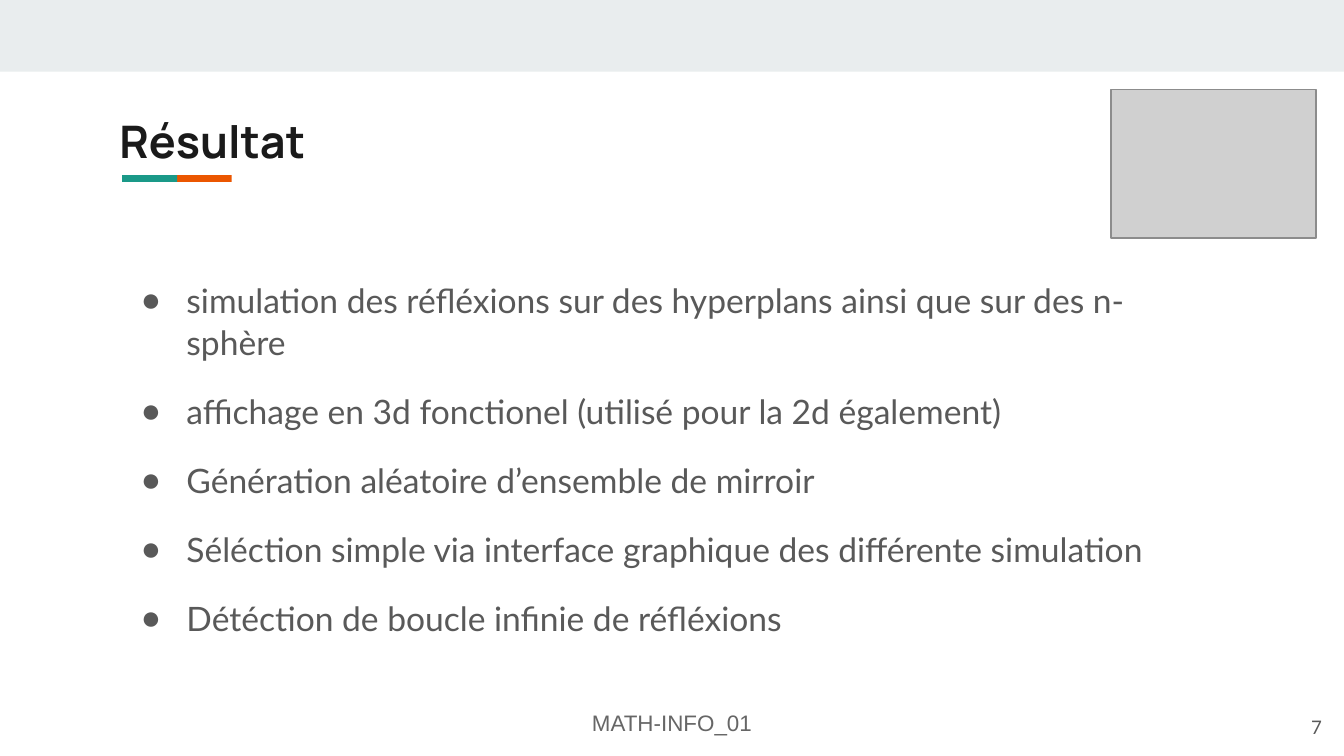
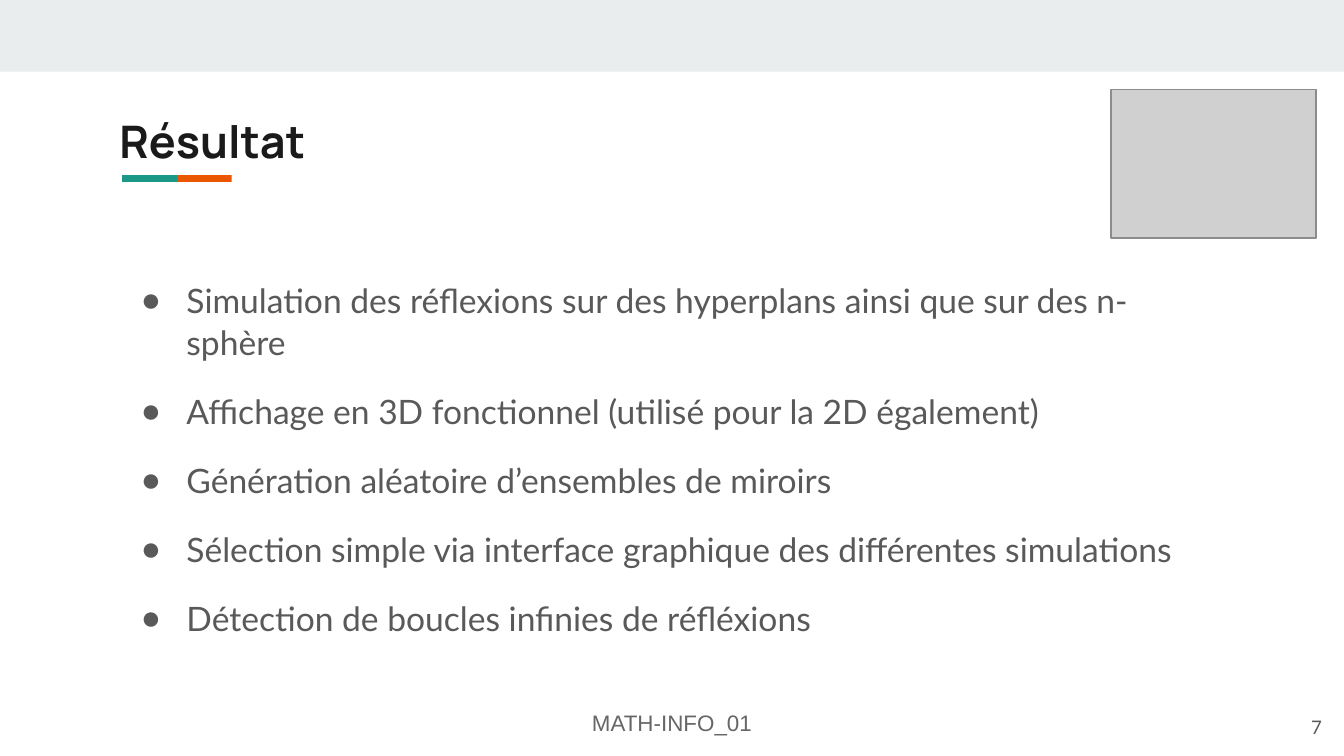
Before and after one commit to FlashOnFire/MirrorVerse, a slide deck: slide 7 of project_managment/pres2/MATH-INFO_01-Présentation-mirror-verse.odp. Drawn at 1344x756 pixels with LibreOffice and Linux fonts; fonts in the diff are those of the drawing; grey boxes stand for pictures. Boxes give left, top, right and bottom in pixels: in the first picture for what was removed or moved away, otherwise in the second. Text is boxed around its words. In the diff, an @@ line names an element or a change of style, - is before the commit and + after.

```diff
--- a/project_managment/pres2/MATH-INFO_01-Présentation-mirror-verse.odp
+++ b/project_managment/pres2/MATH-INFO_01-Présentation-mirror-verse.odp
@@ text at (x1=186, y1=288, x2=1171, y2=632): text changed @@
-● simulation des réfléxions sur des hyperplans ainsi que sur des n-sphère
-● affichage en 3d fonctionel (utilisé pour la 2d également)
-● Génération aléatoire d’ensemble de mirroir
-● Séléction simple via interface graphique des différente simulation
-● Détéction de boucle infinie de réfléxions
+● Simulation des réflexions sur des hyperplans ainsi que sur des n-sphère
+● Affichage en 3D fonctionnel (utilisé pour la 2D également)
+● Génération aléatoire d’ensembles de miroirs
+● Sélection simple via interface graphique des différentes simulations
+● Détection de boucles infinies de réfléxions
```
Also in this commit, not shown: 8 other slides changed, 1 other file.
